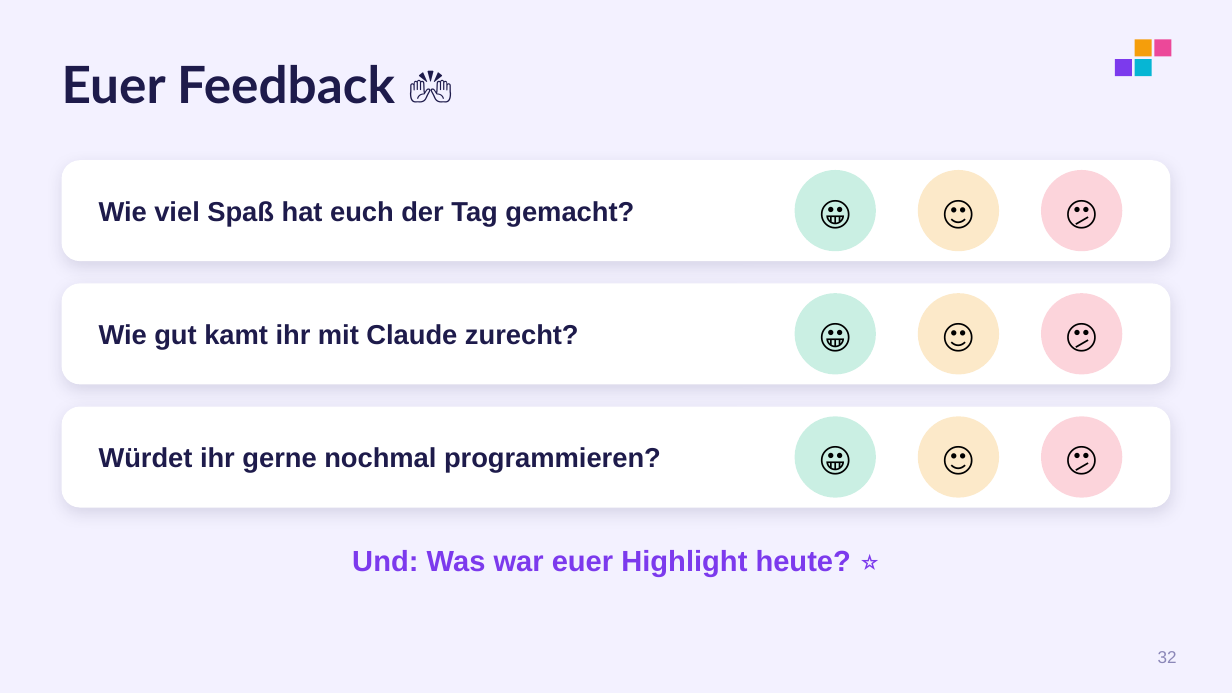
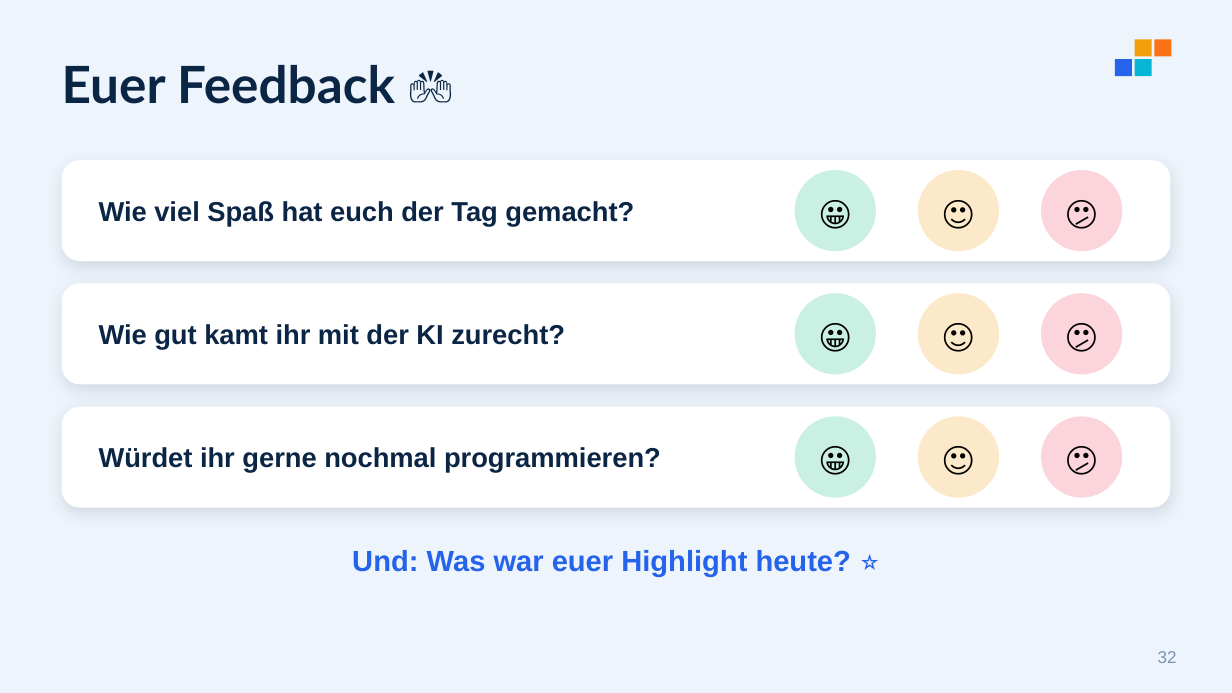
Before and after one commit to Robsbaer/monte26, a slide deck: slide 32 of Dokumente/Folien.pptx. Drawn at 1232x693 pixels with LibreOffice and Linux fonts; fonts in the diff are those of the drawing. Boxes give left, top, right and bottom in pixels: in the first picture for what was removed or moved away, otherwise in the second. Text is boxed around its words. In the diff, an @@ line names an element or a change of style, - is before the commit and + after.

```diff
--- a/Dokumente/Folien.pptx
+++ b/Dokumente/Folien.pptx
@@ background #F3F1FF to #EEF4FB @@
@@ rectangle at (1115, 59, 1132, 76): fill #7C3AED to #2563EB @@
@@ rectangle at (1154, 39, 1172, 57): fill #EC4899 to #F97316 @@
@@ text at (99, 324, 565, 350): text changed; text colour #1E1B4B to #0B2545 @@
-Wie gut kamt ihr mit Claude zurecht?
+Wie gut kamt ihr mit der KI zurecht?
@@ shadow changed in 3 elements at (62, 160, 1170, 261), (62, 283, 1170, 384), (62, 407, 1170, 508) @@
@@ text colour #1E1B4B to #0B2545 in 3 elements at (62, 65, 395, 104), (99, 201, 634, 227), (99, 447, 661, 473) @@
@@ text "Und: Was war euer Highlight ..." at (352, 550, 851, 576): text colour #7C3AED to #2563EB @@
@@ page number at (1158, 651, 1177, 663): text colour #8B87B8 to #7B93B5 @@
```
Also in this commit, not shown: 31 other slides changed, 7 other files.
